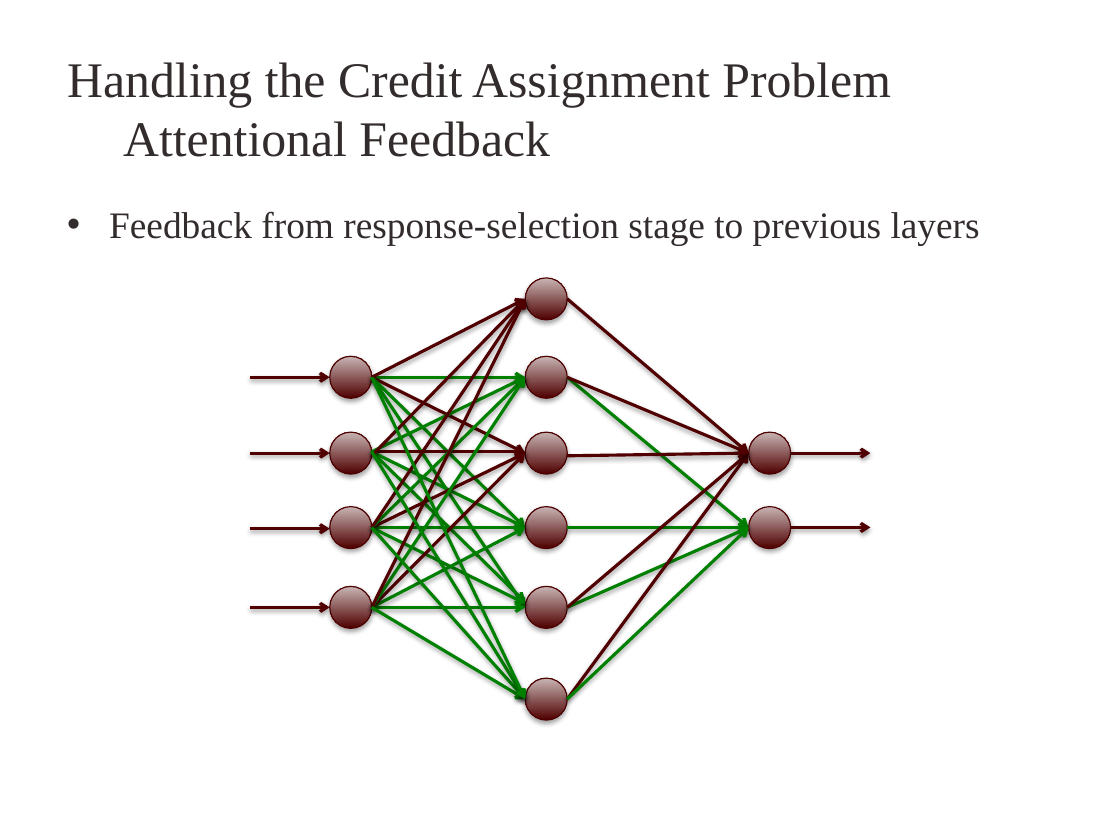
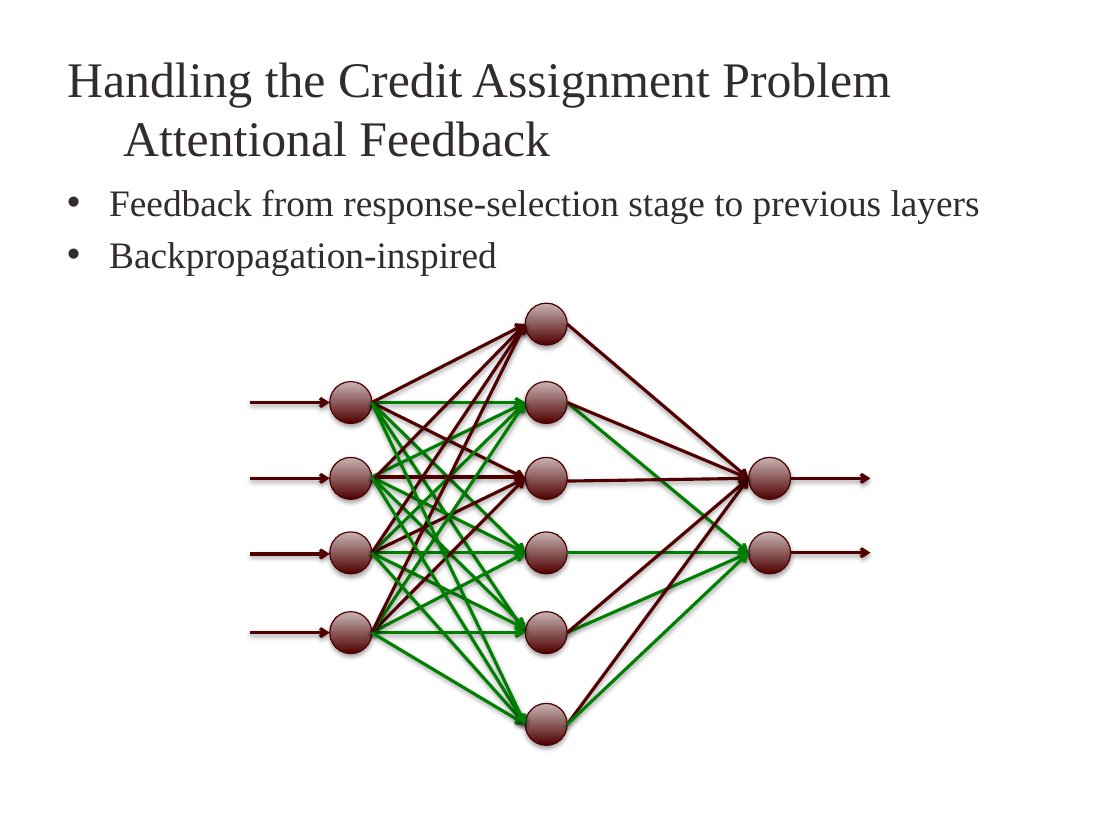
Before and after one commit to kuthulas/reinforce, a slide deck: slide 12 of RL.pptx (slide 7 before the commit). Drawn at 1120x840 pixels with LibreOffice and Linux fonts; fonts in the diff are those of the drawing; background and template pictures are left out. Boxes give left, top, right and bottom in pixels: in the first picture for what was removed or moved away, otherwise in the second. Text is boxed around its words. In the diff, an @@ line names an element or a change of style, - is before the commit and + after.

```diff
--- a/RL.pptx
+++ b/RL.pptx
@@ text "Feedback from response-selection stage to ...": place and size @@
-text "Feedback from response-selection stage to ..." at (109, 211, 980, 246)
+text "Feedback from response-selection stage to ..." at (109, 189, 980, 276)
@@ text at (109, 242, 497, 276): paragraph added @@
+• Backpropagation-inspired
@@ 39 arrows, 12 ellipses: place and size @@
-39 arrows, 12 ellipses at (250, 278, 870, 720)
+39 arrows, 12 ellipses at (250, 304, 870, 746)
```
Also in this commit, not shown: 6 other slides changed, 7 slides added, 1 other file.
